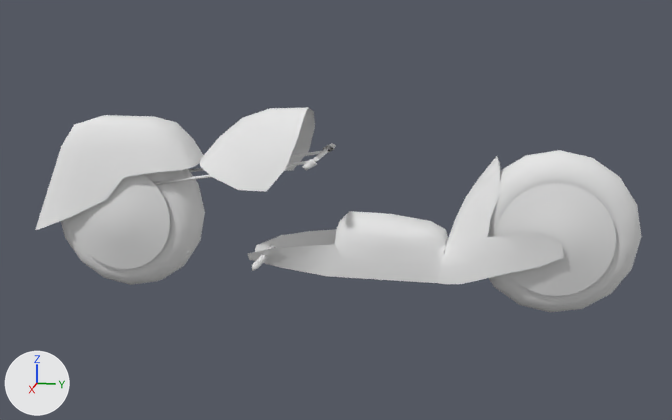
The OBJ model testGame/assets/hoverbike.obj as it was, and as the next commit left it.
Camera for both pictures: a 50 mm camera at (3.9, 1.74, 1.38) aimed at (0.0, 0.96, 0.4). The lights are fixed; the arrows at lower left show +X, +Y and +Z. Where no turn or scale is listed for an object, it has been applied to the vertices.

In view in the first picture: 'Chassis_Cube.004', 'Front_Wheel_Torus.001', 'Front_body_Cube.002', 'Hubcaps.001_Cylinder.004', 'Hubcaps_Cylinder.001', 'Rear_Wheel_Torus.002', 'Wheel_Cover_Cube.001'.
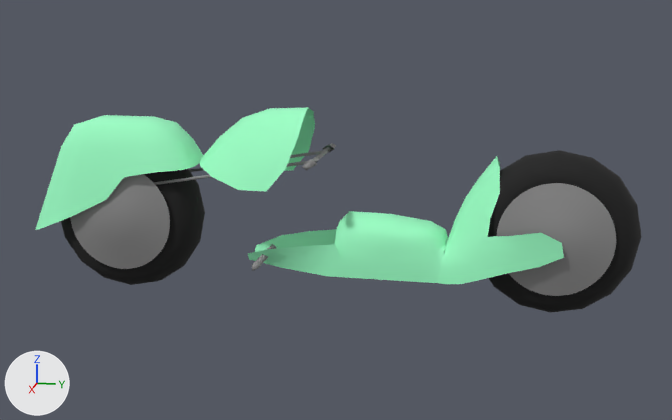
The change, as a diff of the scene's bpy script:
```diff
--- a/testGame/assets/hoverbike.obj.py
+++ b/testGame/assets/hoverbike.obj.py
@@ mat_green_body @@
+mat_green_body = principled_material('Green_Body')
+mat_green_body.base_color = (0.334, 1.0, 0.569)  # green #9cffc7
+mat_green_body.roughness = 0.75
@@ mat_black_rubber @@
+mat_black_rubber = principled_material('Black_Rubber')
+mat_black_rubber.base_color = (0.008, 0.008, 0.008)  # black #161616
+mat_black_rubber.roughness = 0.867
@@ mat_chrome @@
+mat_chrome = principled_material('Chrome')
+mat_chrome.base_color = (0.25, 0.25, 0.25)  # grey #898989
+mat_chrome.roughness = 0.624
@@ me_chassis_cube_004 @@
 me_chassis_cube_004.from_pydata(...)  # 147 vertices, 114 faces; spans x -0.195..0.195, y 0.569..1.932, z 0.137..0.669
-me_chassis_cube_004.materials.append(mat_none)  # white #e7e7e7
+me_chassis_cube_004.materials.append(mat_green_body)  # green #9cffc7
@@ me_front_body_cube_002 @@
 me_front_body_cube_002.from_pydata(...)  # 29 vertices, 20 faces; spans x -0.229..0.229, y 0.342..0.841, z 0.518..0.849
-me_front_body_cube_002.materials.append(mat_none)  # white #e7e7e7
+me_front_body_cube_002.materials.append(mat_green_body)  # green #9cffc7
@@ me_front_wheel_torus_001 @@
 me_front_wheel_torus_001.from_pydata(...)  # 256 vertices, 256 faces; spans x -0.112..0.112, y -0.35..0.35, z 0.0..0.7
-me_front_wheel_torus_001.materials.append(mat_none)  # white #e7e7e7
+me_front_wheel_torus_001.materials.append(mat_black_rubber)  # black #161616
@@ me_hubcaps_001_cylinder_004 @@
 me_hubcaps_001_cylinder_004.from_pydata(...)  # 898 vertices, 768 faces; spans x -0.181..0.181, y 1.66..2.135, z 0.112..0.588
-me_hubcaps_001_cylinder_004.materials.append(mat_none)  # white #e7e7e7
+me_hubcaps_001_cylinder_004.materials.append(mat_chrome)  # grey #898989
@@ me_hubcaps_cylinder_001 @@
 me_hubcaps_cylinder_001.from_pydata(...)  # 898 vertices, 768 faces; spans x -0.181..0.181, y -0.238..0.238, z 0.112..0.588
-me_hubcaps_cylinder_001.materials.append(mat_none)  # white #e7e7e7
+me_hubcaps_cylinder_001.materials.append(mat_chrome)  # grey #898989
@@ me_rear_wheel_torus_002 @@
 me_rear_wheel_torus_002.from_pydata(...)  # 256 vertices, 256 faces; spans x -0.112..0.112, y 1.547..2.247, z 0.0..0.7
-me_rear_wheel_torus_002.materials.append(mat_none)  # white #e7e7e7
+me_rear_wheel_torus_002.materials.append(mat_black_rubber)  # black #161616
@@ me_wheel_cover_cube_001 @@
 me_wheel_cover_cube_001.from_pydata(...)  # 77 vertices, 64 faces, 4 loose edges; spans x -0.176..0.176, y -0.439..0.344, z 0.259..0.783
-me_wheel_cover_cube_001.materials.append(mat_none)  # white #e7e7e7
+me_wheel_cover_cube_001.materials.append(mat_green_body)  # green #9cffc7
```

What differs and where, as boxes (x1, y1, x2, y2) in the pictures (672 x 420 px):
'Chassis_Cube.004', recoloured (white to green): (248, 156, 564, 285) in both
'Wheel_Cover_Cube.001', recoloured (white to green): (35, 115, 204, 230) in both
'Rear_Wheel_Torus.002', recoloured (white to black): (488, 150, 641, 313) in both
'Hubcaps.001_Cylinder.004', recoloured: (496, 183, 616, 296) in both
'Front_body_Cube.002', recoloured (white to green): (200, 107, 315, 192) in both
'Hubcaps_Cylinder.001', recoloured: (70, 174, 170, 269) in both
'Front_Wheel_Torus.001', recoloured (grey to black): (61, 169, 205, 285) in both
